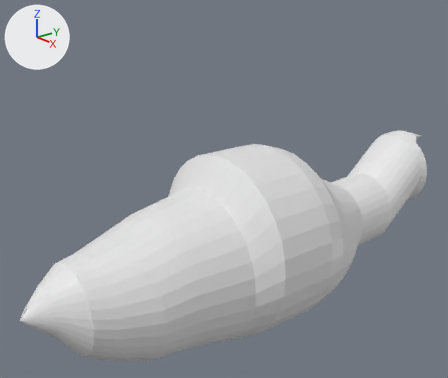
A saved change to the Blender file Yellow_Submarine.blend.
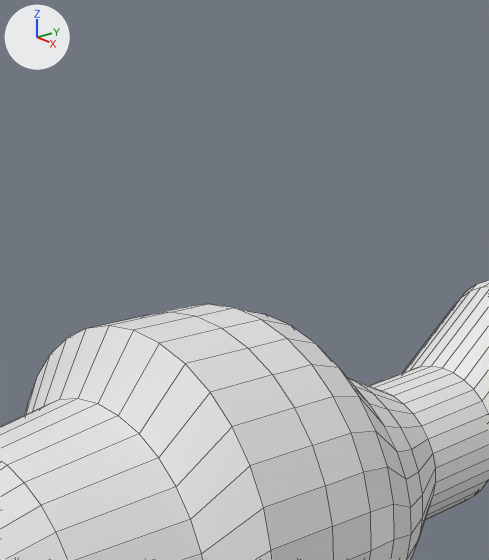
Each version appears first whole from a 50 mm camera at (10.51, -9.61, 4.38) aimed at (-0.55, -0.55, -0.56), and next in a close-up on the part from 35% to 87% of the width and 0% to 70% of the height. Arrows for +X, +Y and +Z are at upper left; the lights stay in place. The close-ups show mesh edges as thin lines.
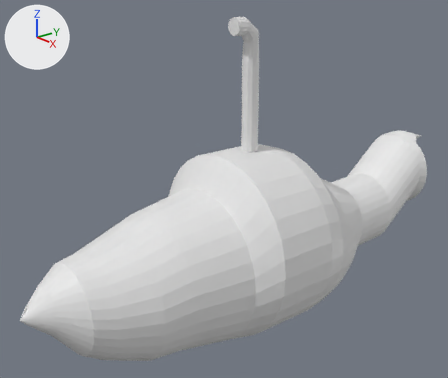
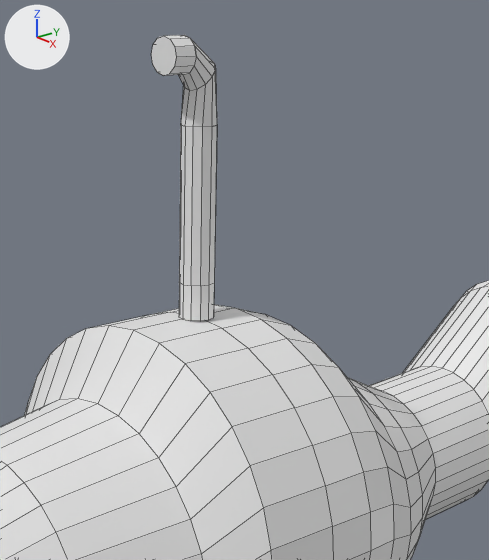
Location of each change, [x1, y1, x2, y2] in pixels of the close-ups (489 x 560 px):
```json
{"object": "Circle", "change": "reshaped", "before": [0, 280, 489, 560], "after": [0, 35, 489, 560]}
{"part": 1, "of": "me_circle", "change": "added", "after": [151, 35, 217, 321]}
```

The change, as JSON lines over the scene's bpy script:
```json
{"block": "me_circle", "where": "# used by ob_circle; location = (-0.03, -0.22, -1.74); rotation_euler = (1.571, 0.0, 0.0), in degrees (90, 0, 0); scale = (-2.22, -2.22, -2.22)"}
{"op": "remove", "block": "me_circle", "code": "me_circle.from_pydata(...)  # 886 vertices, 838 faces; spans x -1.0..1.0, y -1.0..1.0, z -2.62..3.06"}
{"op": "add", "block": "me_circle", "code": "me_circle.from_pydata(...)  # 1030 vertices, 972 faces; spans x -1.0..1.0, y -2.37..1.0, z -2.62..3.06"}
{"block": "me_circle", "change": "me_circle part 1: a new loose piece of 144 vertices spanning x -0.09..0.09, y -2.37..-1.0, z -0.22..0.09"}
```
